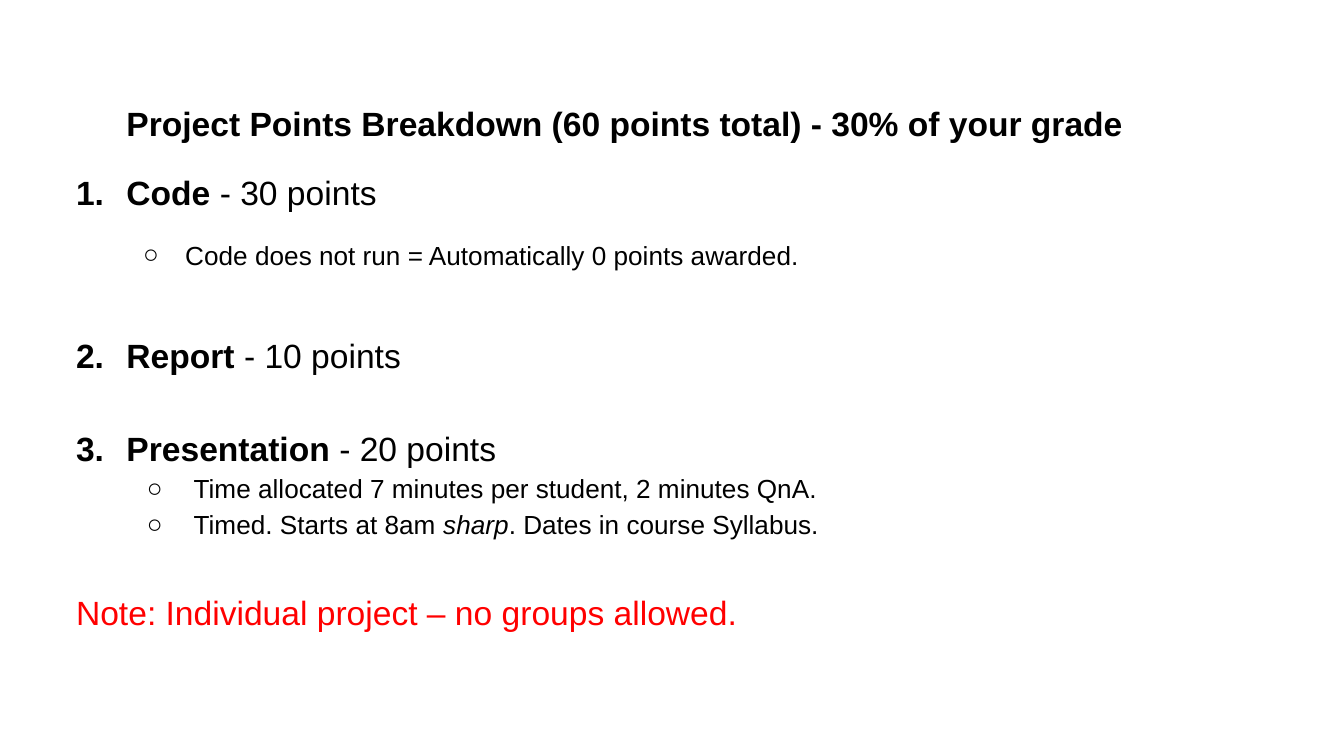
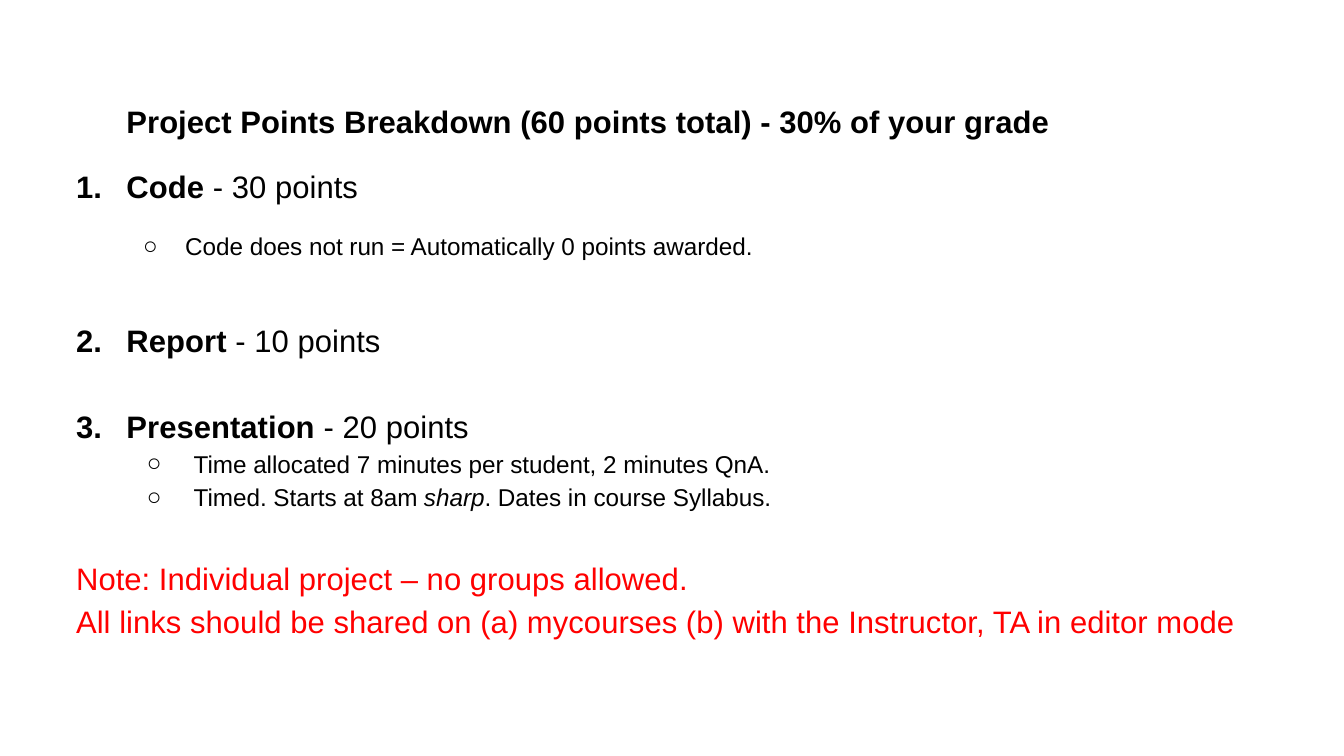
Before and after one commit to aiforsec/RIT-DSCI-633-FDS, a slide deck: slide 2 of Syllabus/ProjectFiles/ProjectGradingRubric.pptx. Drawn at 1344x756 pixels with LibreOffice and Linux fonts; fonts in the diff are those of the drawing. Boxes give left, top, right and bottom in pixels: in the first picture for what was removed or moved away, otherwise in the second. Text is boxed around its words. In the diff, an @@ line names an element or a change of style, - is before the commit and + after.

```diff
--- a/Syllabus/ProjectFiles/ProjectGradingRubric.pptx
+++ b/Syllabus/ProjectFiles/ProjectGradingRubric.pptx
@@ text at bbox=[76, 110, 1049, 597]: size 18 to 16.6 pt in "Project Points Breakdown (60 points total) - ...", "Code - 30 points", "Report - 10 points", "Presentation - 20 points" and 1 more places; size 14 to 12.9 pt in "Code does not run = Automatically 0 ...", "Time allocated 7 minutes per student, 2 ...", "Timed. Starts at 8am sharp. Dates in ..." @@
@@ text at bbox=[76, 610, 1234, 640]: paragraph added @@
+All links should be shared on (a) mycourses (b) with the Instructor, TA in editor mode
```
Also in this commit, not shown: 4 other files.
